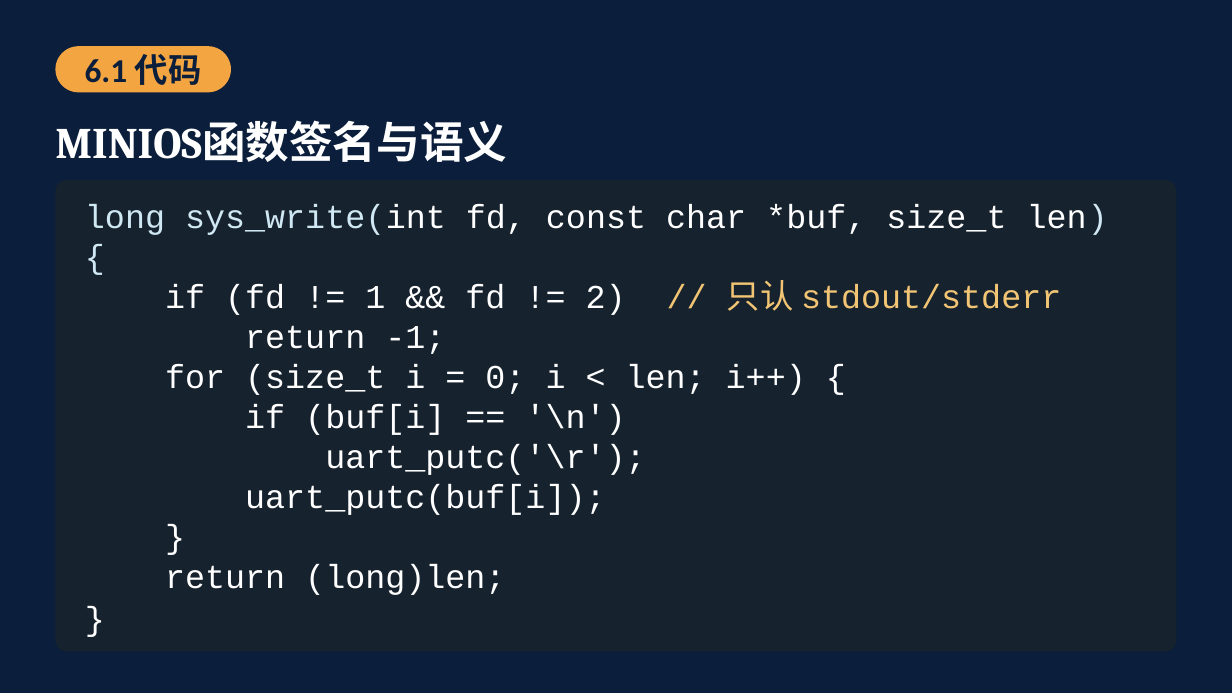
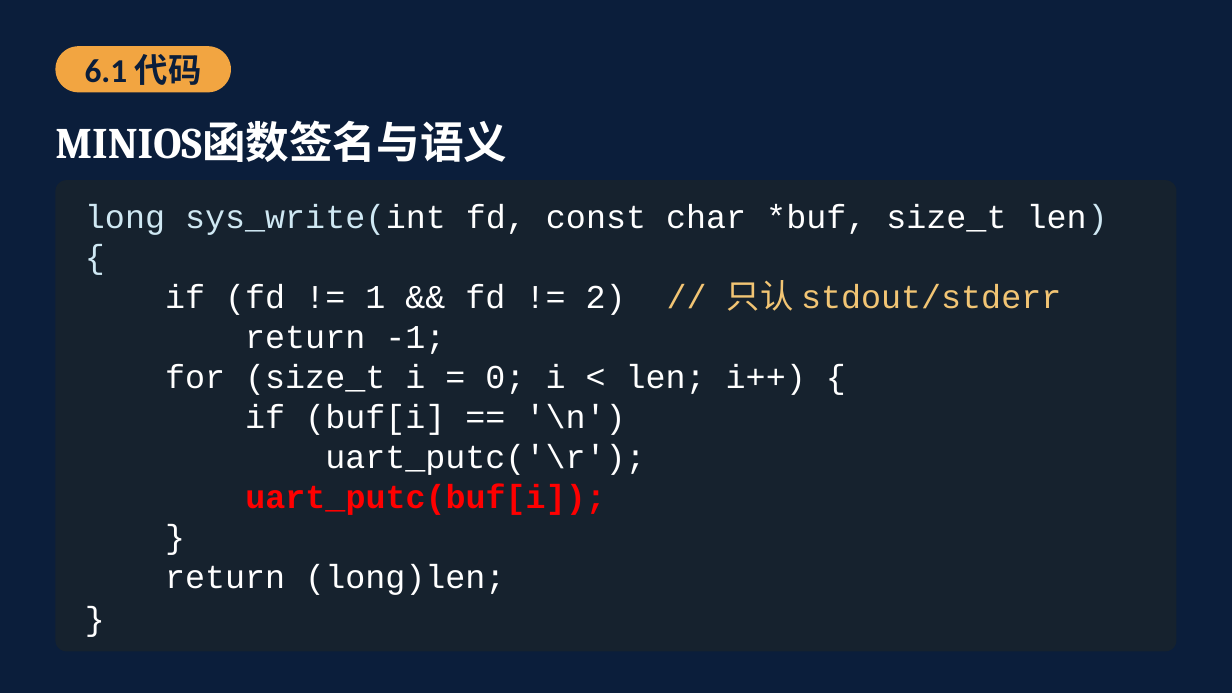
Before and after one commit to cxi218447-byte/miniOS, a slide deck: slide 42 of docs/08/第08次课_UART驱动与sys_write教材PPT.pptx (slide 35 before the commit). Drawn at 1232x693 pixels with LibreOffice and Linux fonts; fonts in the diff are those of the drawing. Boxes give left, top, right and bottom in pixels: in the first picture for what was removed or moved away, otherwise in the second. Text is boxed around its words. In the diff, an @@ line names an element or a change of style, - is before the commit and + after.

```diff
--- a/docs/08/第08次课_UART驱动与sys_write教材PPT.pptx
+++ b/docs/08/第08次课_UART驱动与sys_write教材PPT.pptx
@@ text "long sys_write(int fd, const char ..." at (85, 204, 1108, 595): text colour #FFFFFF to #FF0000, bold on in "uart_putc(buf[i]);" @@
```
Also in this commit, not shown: 6 other slides changed, 10 slides added, 4 slides removed, 3 other files.
